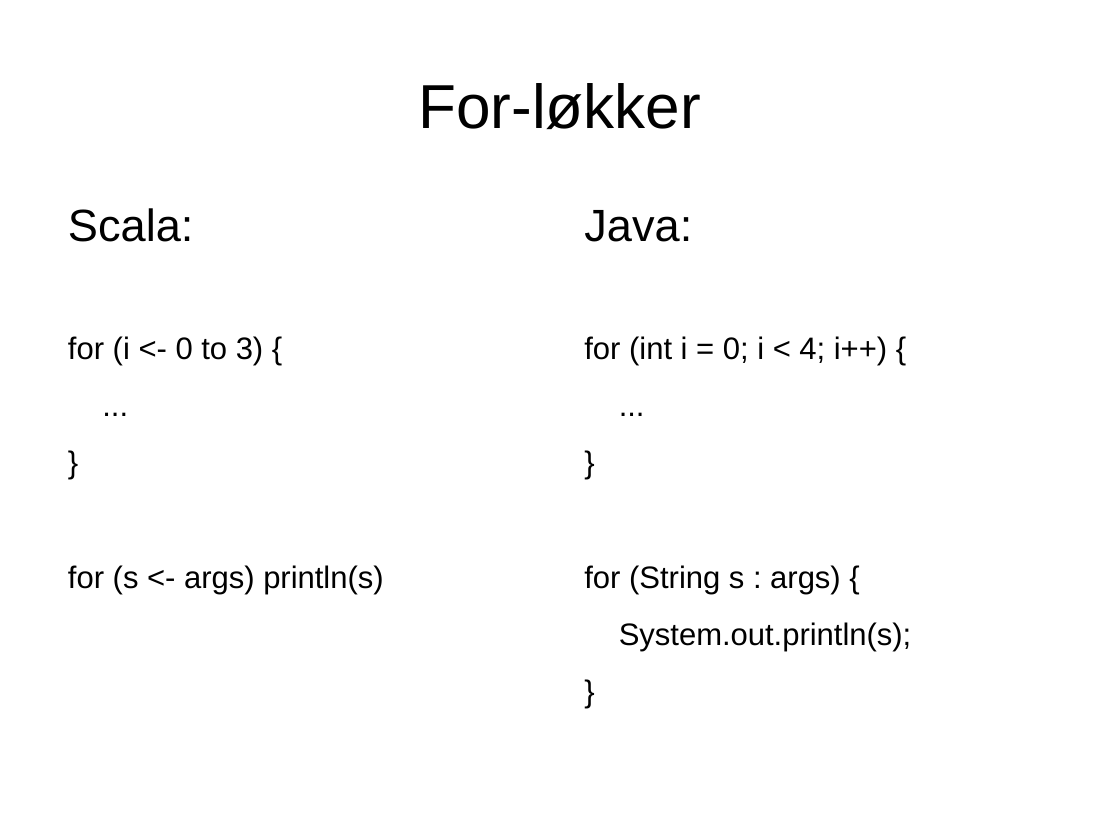
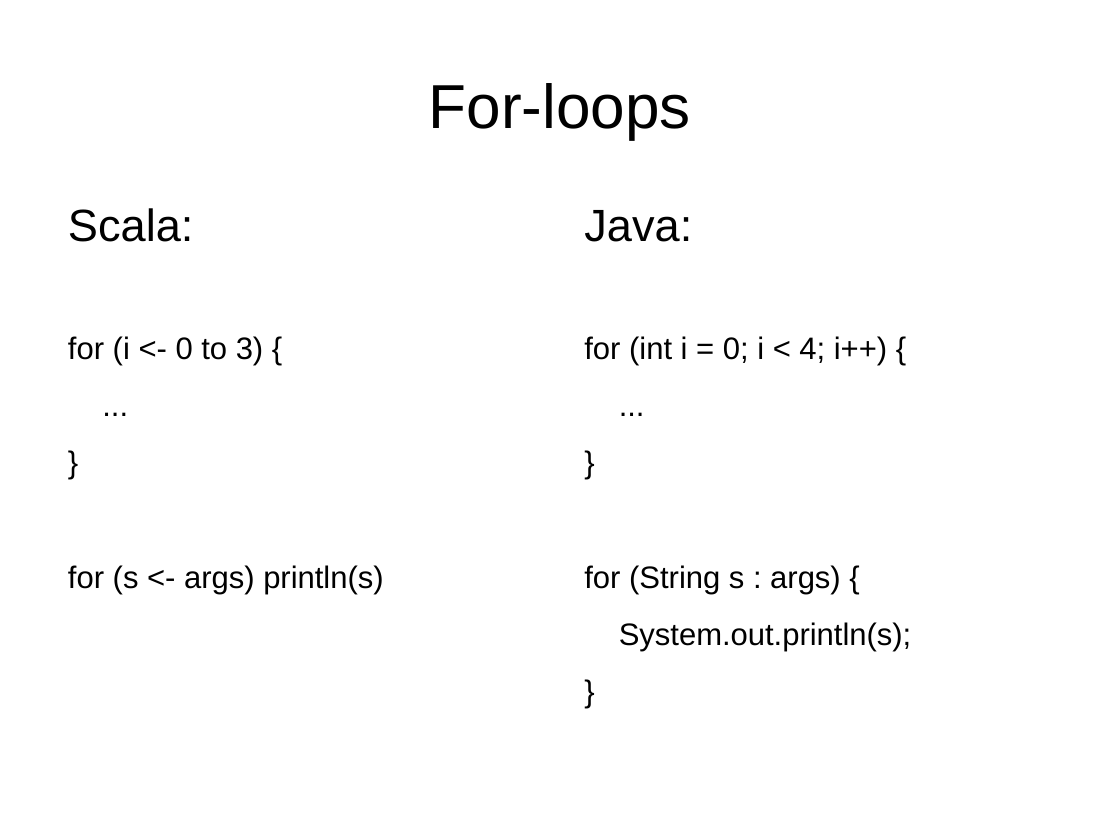
Before and after one commit to javaBin/scala-training-slides, a slide deck: slide 12 of 1.2 - scala basics.odp. Drawn at 1120x840 pixels with LibreOffice and Linux fonts; fonts in the diff are those of the drawing; background and template pictures are left out. Boxes give left, top, right and bottom in pixels: in the first picture for what was removed or moved away, otherwise in the second. Text is boxed around its words. In the diff, an @@ line names an element or a change of style, - is before the commit and + after.

```diff
--- a/1.2 - scala basics.odp
+++ b/1.2 - scala basics.odp
@@ title at <box>429,83,691,139</box>: text changed @@
-For-løkker
+For-loops
```
Also in this commit, not shown: 11 other slides changed, 1 slide added, 1 slide removed.
